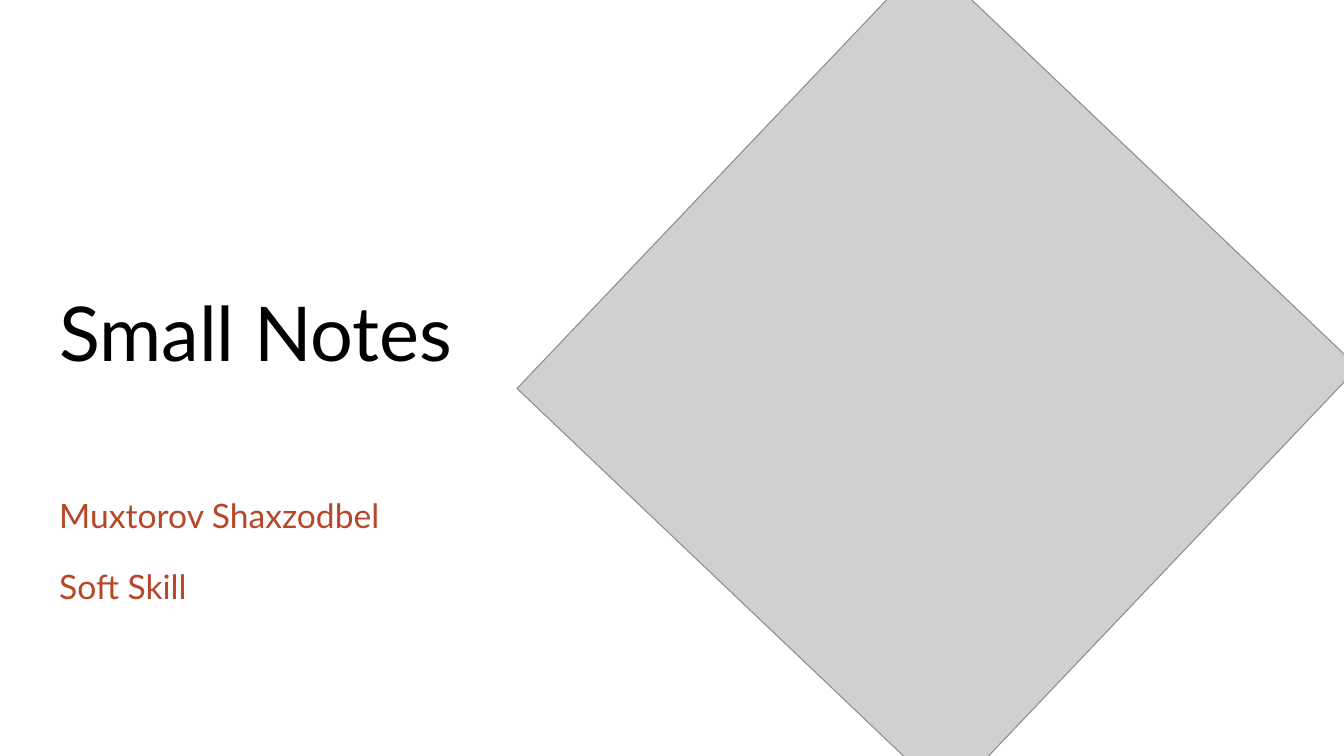
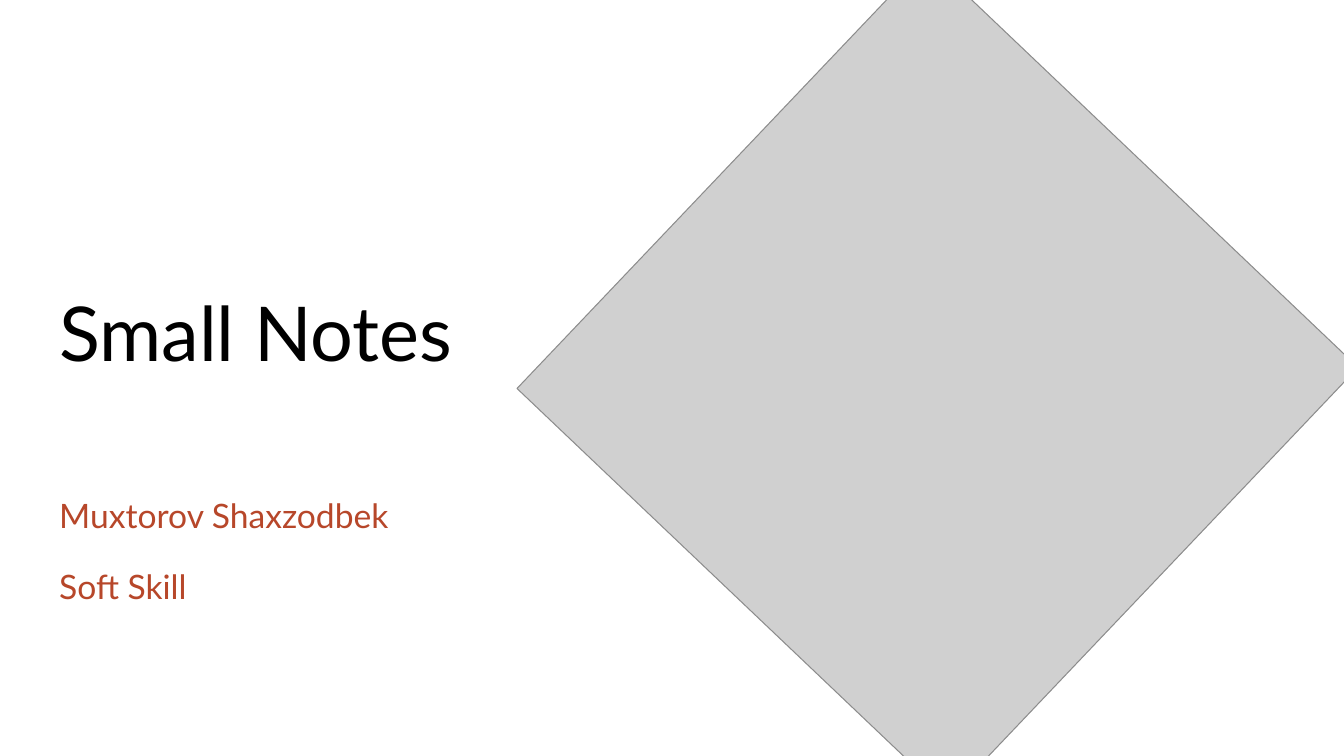
Before and after one commit to Shaxzodbek16/PDPEcosystem, a slide deck: slide 1 of PDP-university-exams/1-kusr/2-semester/Final-exam/Firstsubmision/Soft_skills/007/soft_skills.pptx. Drawn at 1344x756 pixels with LibreOffice and Linux fonts; fonts in the diff are those of the drawing; grey boxes stand for pictures; background and template pictures are left out. Boxes give left, top, right and bottom in pixels: in the first picture for what was removed or moved away, otherwise in the second. Text is boxed around its words. In the diff, an @@ line names an element or a change of style, - is before the commit and + after.

```diff
--- a/PDP-university-exams/1-kusr/2-semester/Final-exam/Firstsubmision/Soft_skills/007/soft_skills.pptx
+++ b/PDP-university-exams/1-kusr/2-semester/Final-exam/Firstsubmision/Soft_skills/007/soft_skills.pptx
@@ subtitle at bbox=[59, 503, 389, 529]: text changed @@
-Muxtorov Shaxzodbel
+Muxtorov Shaxzodbek
```
Also in this commit, not shown: 1 other slide changed, 30 other files.
